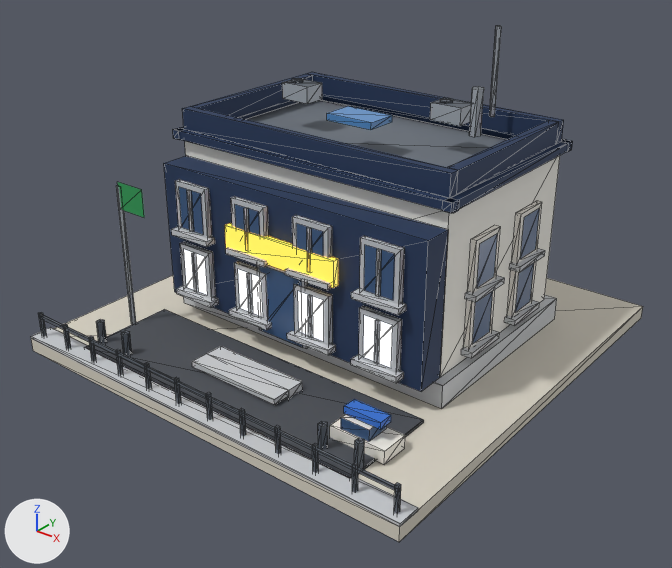
One commit to the glTF model public/models/v2/24_lod0.glb: the scene before it, then after it.
The view is the same before and after, from a camera (50 mm lens) standing at (1.115, -1.433, 1.002) and looking at (0.032, -0.079, 0.162). Lighting does not change. The marker at lower left points along +X, +Y and +Z. The picture after the commit comes second. Mesh edges are drawn as thin lines.

Names of what the first picture shows: 'b24_v2'.
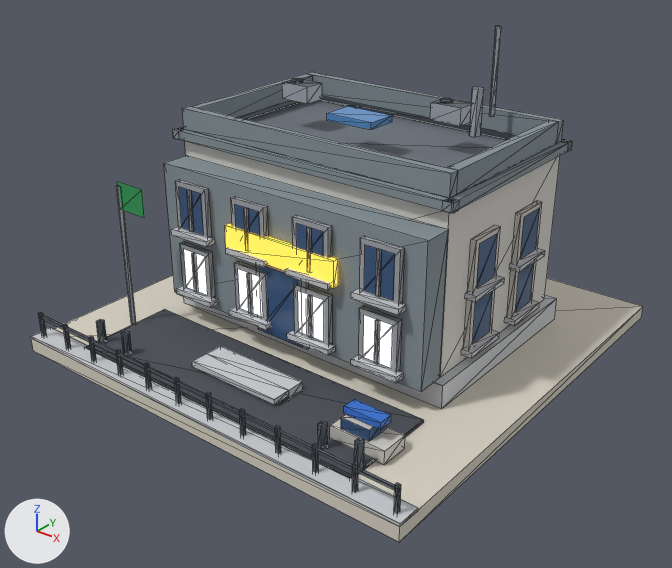
Diff of the bpy script that builds the scene:
```diff
--- a/public/models/v2/24_lod0.glb.py
+++ b/public/models/v2/24_lod0.glb.py
@@ mat_wall_white @@
 n2 = _N.new('ShaderNodeMix'); n2.name = 'Mix'
 n2.inputs[0].default_value = 1.0  # 'Factor'
-n2.inputs[7].default_value = (0.896, 0.88, 0.823, 1.0)  # 'B', white #f3f1ea
+n2.inputs[7].default_value = (0.68, 0.658, 0.617, 1.0)  # 'B', light grey #d7d4ce
 n3 = _N.new('ShaderNodeVertexColor'); n3.name = 'Color Attribute'
@@ mat_wall_navy @@
 n0 = _N.new('ShaderNodeBsdfPrincipled'); n0.name = 'Principled BSDF'
-n0.inputs[2].default_value = 0.7  # 'Roughness'
+n0.inputs[2].default_value = 0.88  # 'Roughness'
 n1 = _N.new('ShaderNodeOutputMaterial'); n1.name = 'Material Output'
@@ mat_wall_navy @@
 n2 = _N.new('ShaderNodeMix'); n2.name = 'Mix'
 n2.inputs[0].default_value = 1.0  # 'Factor'
-n2.inputs[7].default_value = (0.0137, 0.0356, 0.0976, 1.0)  # 'B', dark blue #1f3558
+n2.inputs[7].default_value = (0.238, 0.292, 0.319, 1.0)  # 'B', grey #869399
 n3 = _N.new('ShaderNodeVertexColor'); n3.name = 'Color Attribute'
@@ mat_white @@
 n2 = _N.new('ShaderNodeMix'); n2.name = 'Mix'
 n2.inputs[0].default_value = 1.0  # 'Factor'
-n2.inputs[7].default_value = (0.88, 0.855, 0.791, 1.0)  # 'B', white #f1eee6
+n2.inputs[7].default_value = (0.617, 0.597, 0.552, 1.0)  # 'B', light grey #cecbc4
 n3 = _N.new('ShaderNodeVertexColor'); n3.name = 'Color Attribute'
@@ mat_glass_dark @@
 n0 = _N.new('ShaderNodeBsdfPrincipled'); n0.name = 'Principled BSDF'
-n0.inputs[2].default_value = 0.2  # 'Roughness'
+n0.inputs[2].default_value = 0.1  # 'Roughness'
 n1 = _N.new('ShaderNodeOutputMaterial'); n1.name = 'Material Output'
@@ mat_wall_grey @@
 n2 = _N.new('ShaderNodeMix'); n2.name = 'Mix'
 n2.inputs[0].default_value = 1.0  # 'Factor'
-n2.inputs[7].default_value = (0.521, 0.546, 0.578, 1.0)  # 'B', light grey #bfc3c8
+n2.inputs[7].default_value = (0.361, 0.381, 0.402, 1.0)  # 'B', grey #a2a6aa
 n3 = _N.new('ShaderNodeVertexColor'); n3.name = 'Color Attribute'
```

Where the change shows, as pixel boxes [x1, y1, x2, y2] in the pictures (672 x 568 px):
'b24_v2', surface changed
    both: [103, 72, 573, 466]
